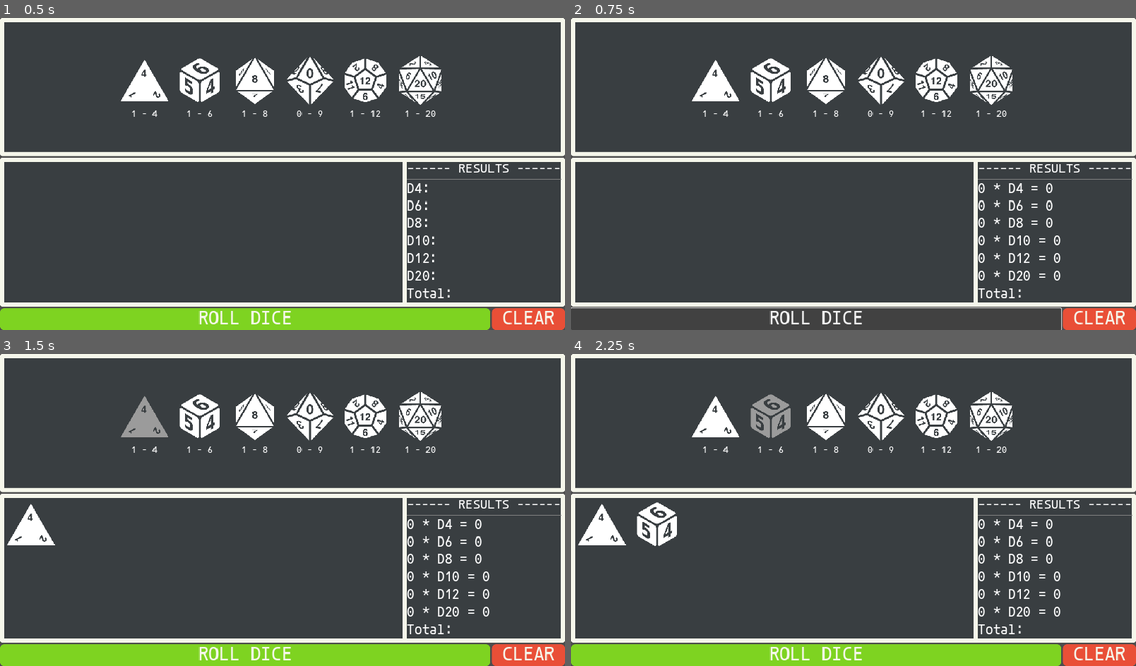
Above: before the commit, frames 1-4 (two rows, left to right).
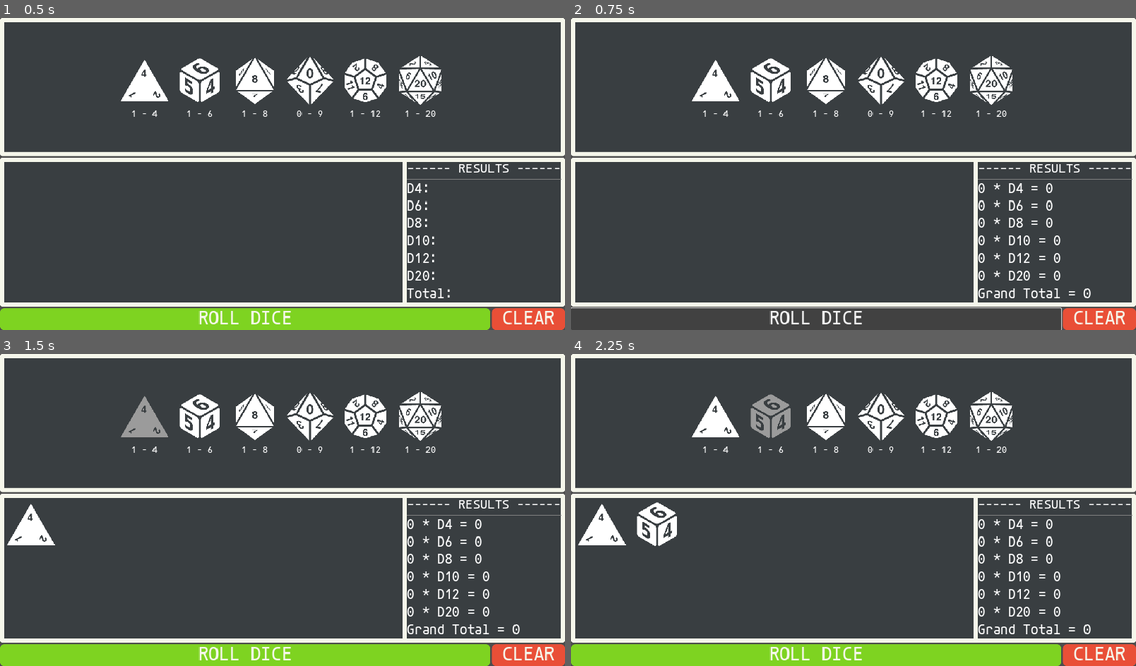
Above: after the commit, the same moments.

Repository: DefineSleep/godot_dnd_dice_rolling
Game: Godot game, scene res://scenes/main_screen.tscn
The game is run twice, just before and just after one commit, with the same random seed, the same clock (stepped at 60 frames per second) and the same inputs.
Inputs (mouse positions are in pixels of both pictures, inside the frame that each line leads up to):
- Up to frame 1 (0.5 s): no input
- Up to frame 2 (0.75 s): click "ROLL DICE" at 0.5 s
- Up to frame 3 (1.5 s): click (146, 416) at 1.25 s
- Up to frame 4 (2.25 s): click (768, 416) at 2 s

Frame 1 is identical in both runs. In frame 2, 0.2% of the frame differs, in the area x 72-92%, y 86-90%; in frame 3, 0.2%; in frame 4, 0.2%.

Commit message:
Update main_screen.gd
updated the "total" label so it would work as intended

Diff:
--- a/godot_dnd_dice_simulator/scripts/main_screen.gd
+++ b/godot_dnd_dice_simulator/scripts/main_screen.gd
@@ -157,6 +157,8 @@
 	var d12_total : int = roll_dice_12d(Global.selected_dice[4])
 	var d20_total : int = roll_dice_20d(Global.selected_dice[5])
 
+	var all_die_totals : int = d4_total + d6_total + d8_total + d10_total + d12_total + d20_total
+
 	#setup text printing
 	d_4_label.text = str(Global.selected_dice[0]) + " * D4 = "+str(d4_total)
 	d_6_label.text = str(Global.selected_dice[1]) + " * D6 = "+str(d6_total)
@@ -164,3 +166,4 @@
 	d_10_label.text = str(Global.selected_dice[3]) + " * D10 = "+str(d10_total)
 	d_12_label.text = str(Global.selected_dice[4]) + " * D12 = "+str(d12_total)
 	d_20_label.text = str(Global.selected_dice[5]) + " * D20 = "+str(d20_total)
+	total_label.text = "Grand Total = " + str(all_die_totals)
